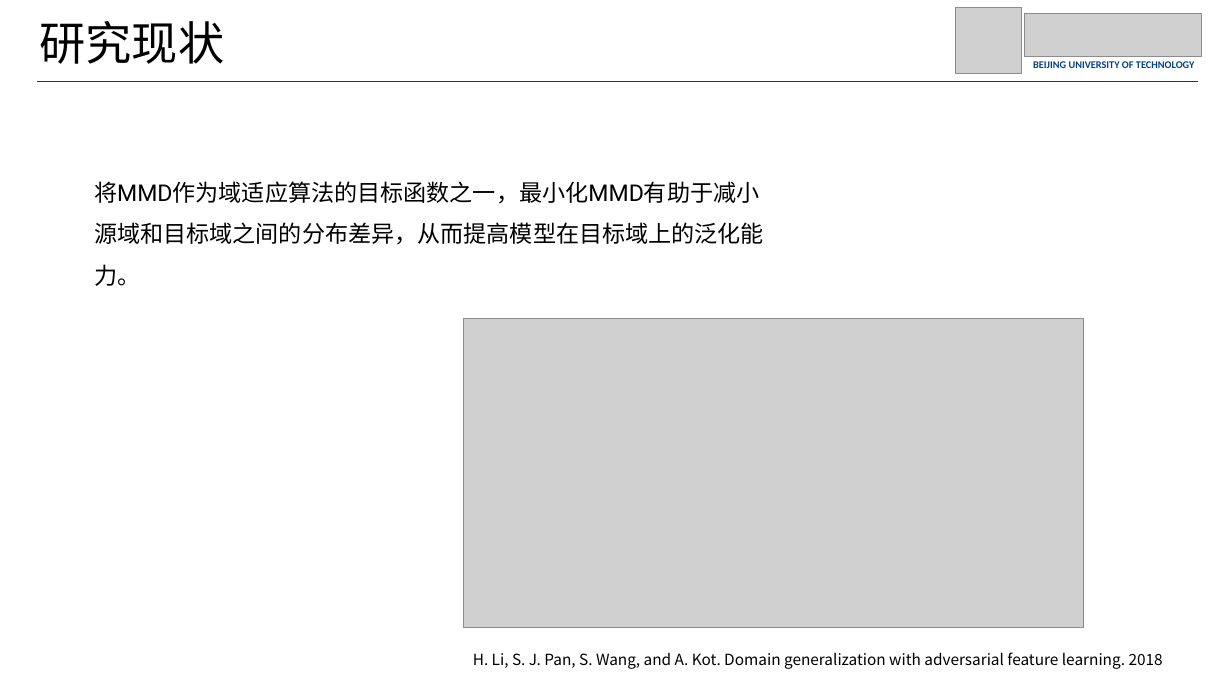
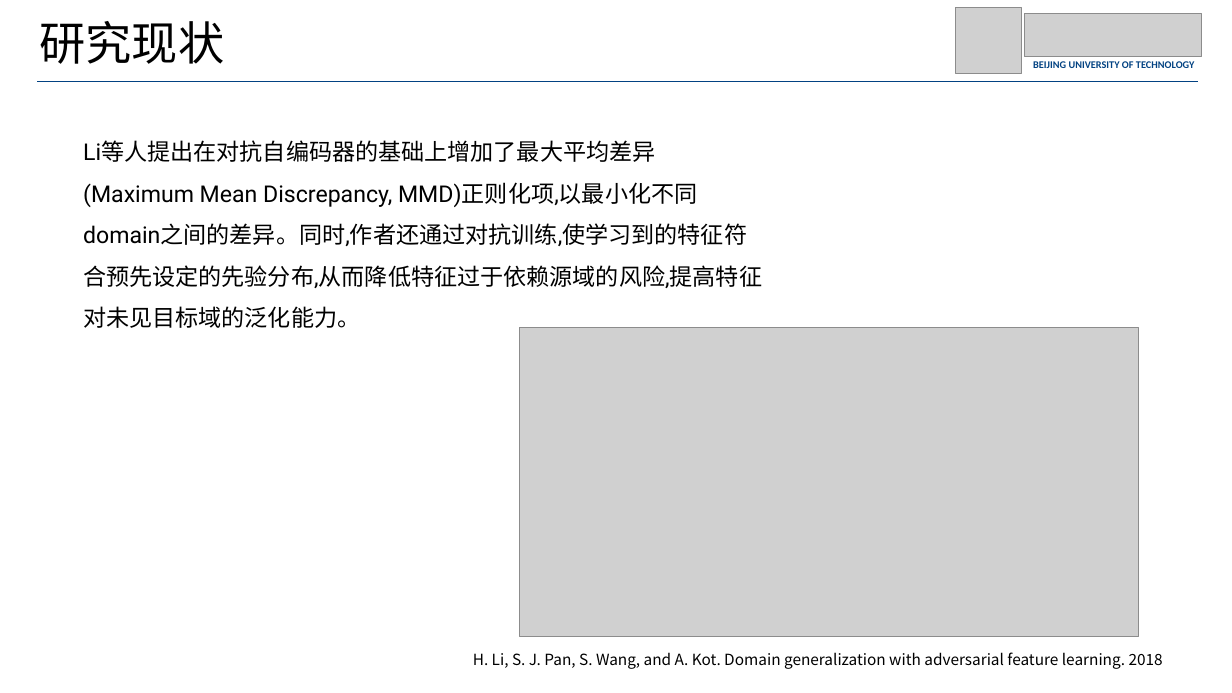
Before and after one commit to JohnnyM1ng/dissertation-proposal, a slide deck: slide 13 of 开题.pptx (slide 12 before the commit). Drawn at 1232x693 pixels with LibreOffice and Linux fonts; fonts in the diff are those of the drawing; grey boxes stand for pictures. Boxes give left, top, right and bottom in pixels: in the first picture for what was removed or moved away, otherwise in the second. Text is boxed around its words. In the diff, an @@ line names an element or a change of style, - is before the commit and + after.

```diff
--- a/开题.pptx
+++ b/开题.pptx
@@ text at box(83, 140, 762, 328): text changed @@
-将MMD作为域适应算法的目标函数之一，最小化MMD有助于减小源域和目标域之间的分布差异，从而提高模型在目标域上的泛化能力。
+Li等人提出在对抗自编码器的基础上增加了最大平均差异(Maximum Mean Discrepancy, MMD)正则化项,以最小化不同domain之间的差异。同时,作者还通过对抗训练,使学习到的特征符合预先设定的先验分布,从而降低特征过于依赖源域的风险,提高特征对未见目标域的泛化能力。
@@ picture: place and size @@
-picture at box(464, 318, 1083, 627)
+picture at box(519, 328, 1139, 637)
```
Also in this commit, not shown: 3 other slides changed, 5 other files.
